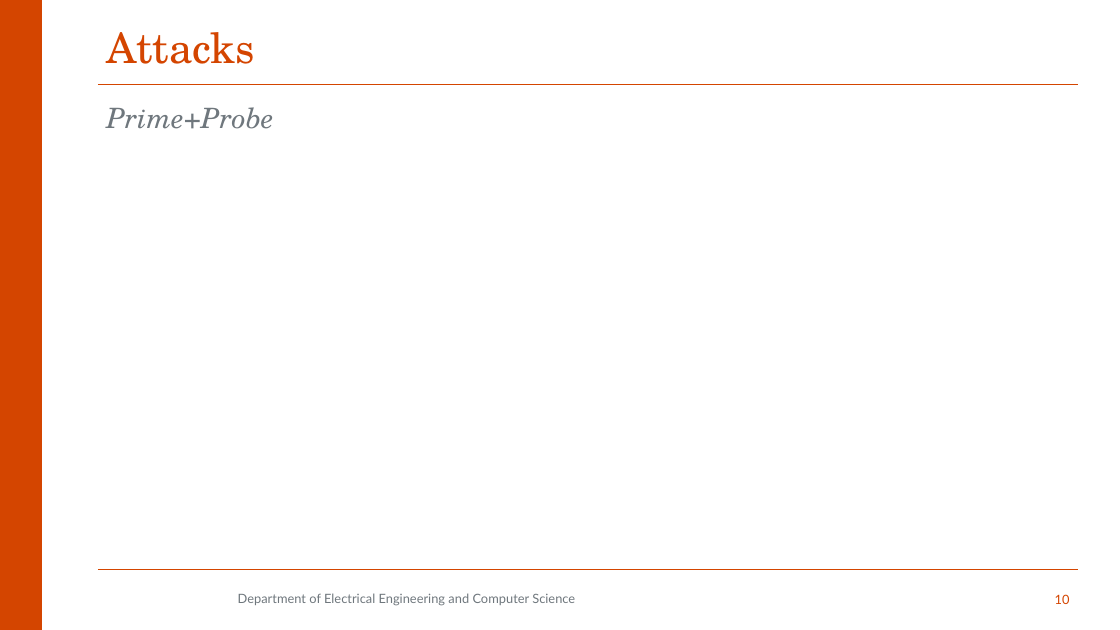
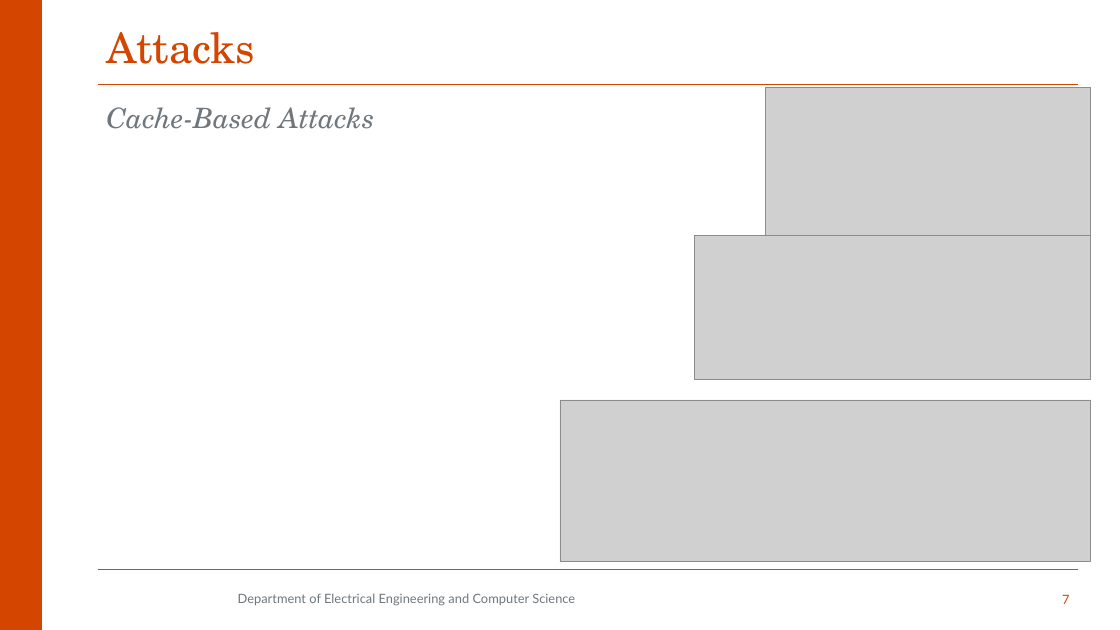
Before and after one commit to aminfallahi/A-Survey-on-SGX-Enclave-Privileged-Side-Channel-Attacks, a slide deck: slide 7 of Presentation/qe2.pptx (slide 10 before the commit). Drawn at 1120x630 pixels with LibreOffice and Linux fonts; fonts in the diff are those of the drawing; grey boxes stand for pictures; background and template pictures are left out. Boxes give left, top, right and bottom in pixels: in the first picture for what was removed or moved away, otherwise in the second. Text is boxed around its words. In the diff, an @@ line names an element or a change of style, - is before the commit and + after.

```diff
--- a/Presentation/qe2.pptx
+++ b/Presentation/qe2.pptx
@@ picture added at [766, 87, 1091, 235] @@
@@ text at [106, 107, 374, 129]: text changed @@
-Prime+Probe
+Cache-Based Attacks
@@ picture added at [695, 235, 1091, 380] @@
@@ picture added at [560, 400, 1091, 562] @@
@@ page number at [1062, 594, 1069, 604]: text changed @@
-10
+7
```
Also in this commit, not shown: 8 other slides changed, 4 slides added, 7 slides removed, 1 other file.
